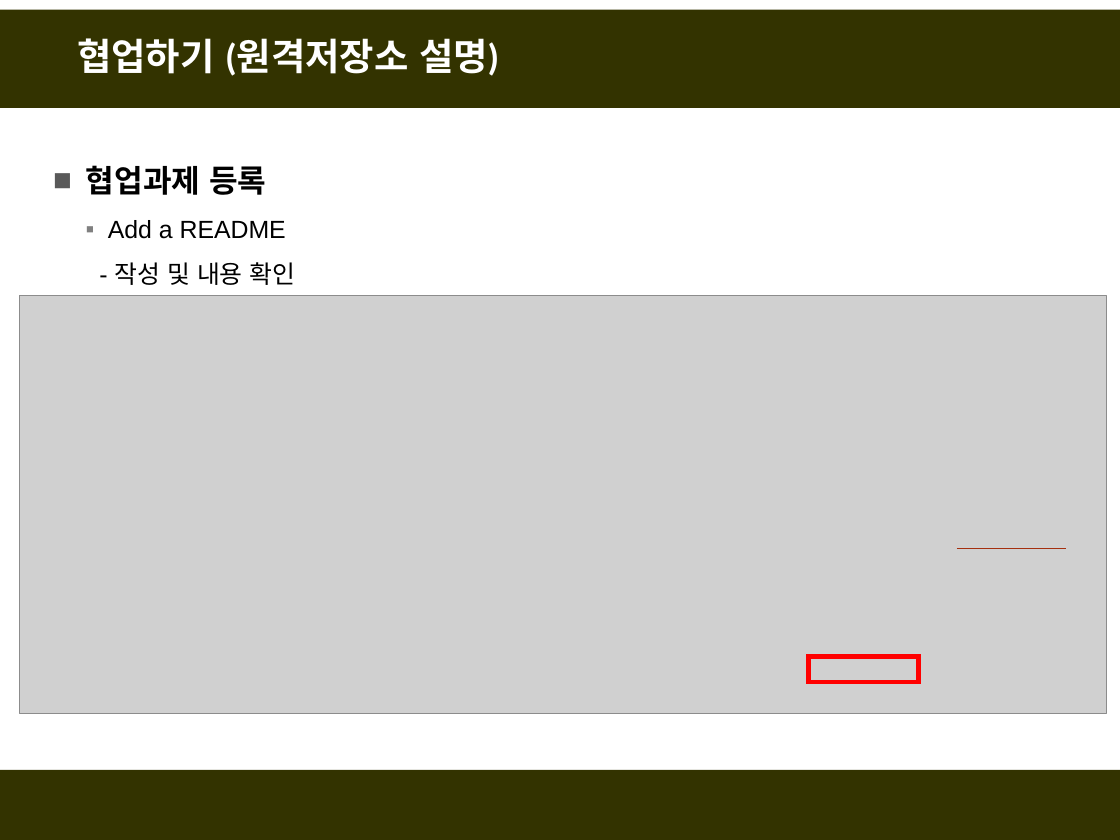
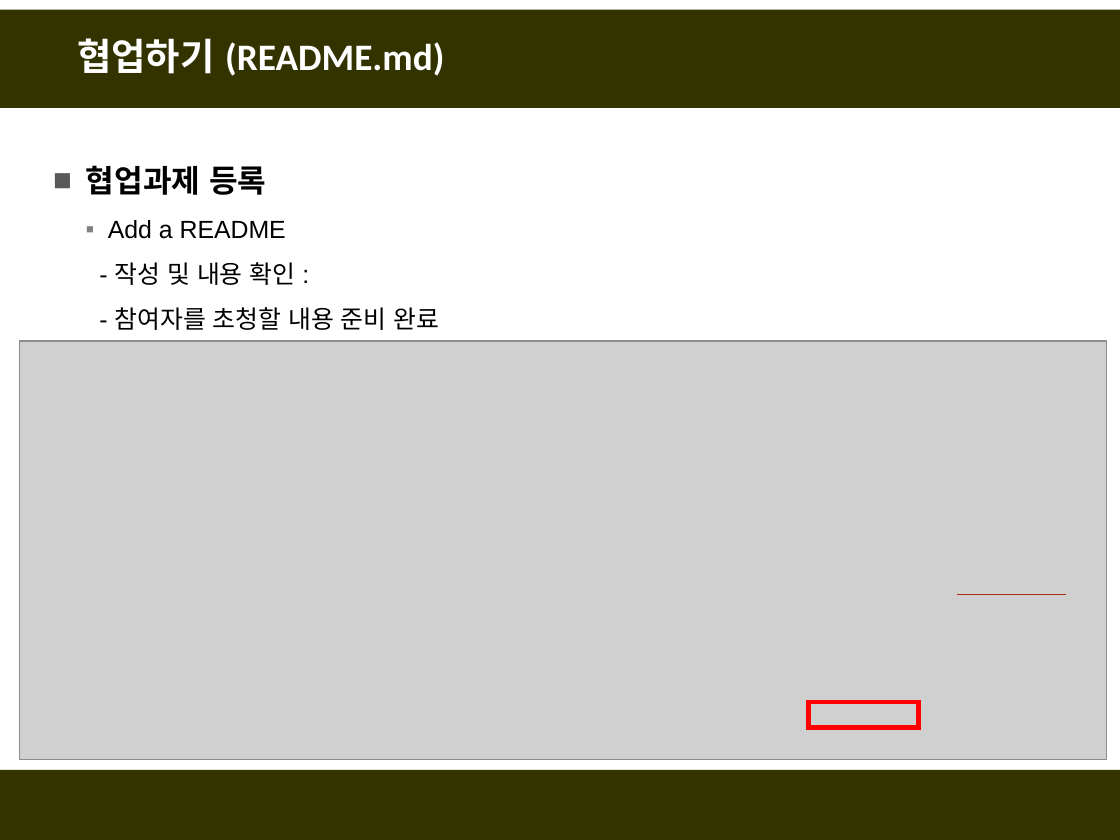
Before and after one commit to fasthill/github-lecture, a slide deck: slide 6 of git및github첫걸음4-협업하기.pptx (slide 5 before the commit). Drawn at 1120x840 pixels with LibreOffice and Linux fonts; fonts in the diff are those of the drawing; grey boxes stand for pictures. Boxes give left, top, right and bottom in pixels: in the first picture for what was removed or moved away, otherwise in the second. Text is boxed around its words. In the diff, an @@ line names an element or a change of style, - is before the commit and + after.

```diff
--- a/git및github첫걸음4-협업하기.pptx
+++ b/git및github첫걸음4-협업하기.pptx
@@ title at [77, 38, 444, 76]: text changed @@
-협업하기 (원격저장소 설명)
+협업하기 (README.md)
@@ text at [115, 262, 440, 330]: text changed @@
-  - 작성 및 내용 확인
+  - 작성 및 내용 확인 :
+  - 참여자를 초청할 내용 준비 완료
@@ 1 picture, 1 line, 1 rectangle: place and size @@
-1 picture, 1 line, 1 rectangle at [19, 296, 1105, 713]
+1 picture, 1 line, 1 rectangle at [19, 340, 1105, 758]
```
Also in this commit, not shown: 4 other slides changed, 2 slides added.
